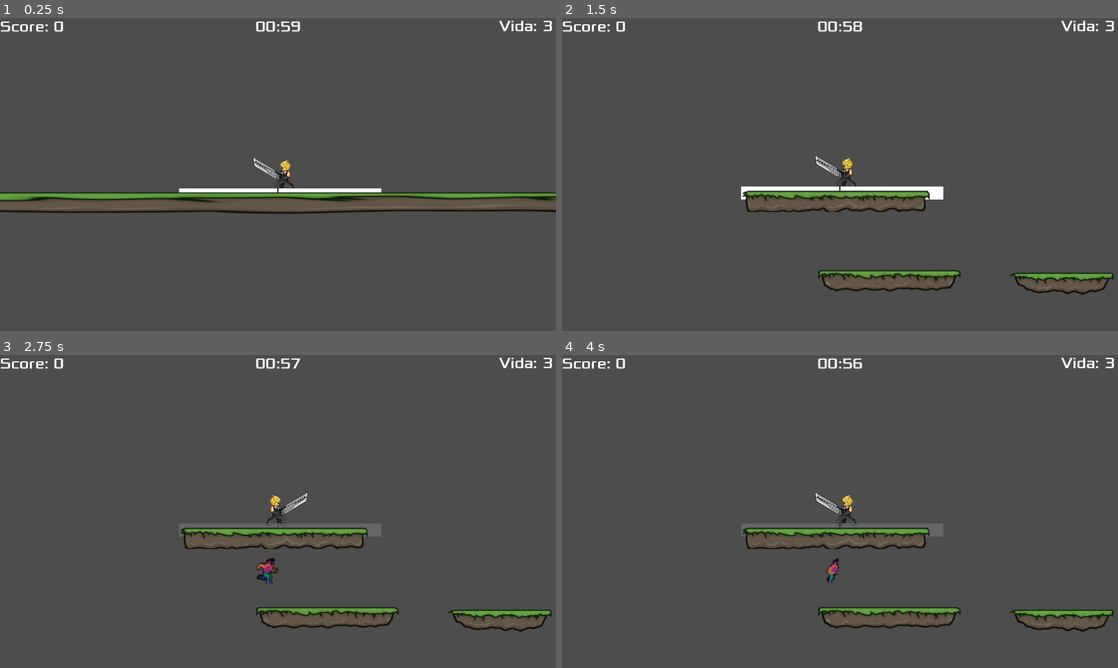
Above: before the commit, frames 1-4 (two rows, left to right).
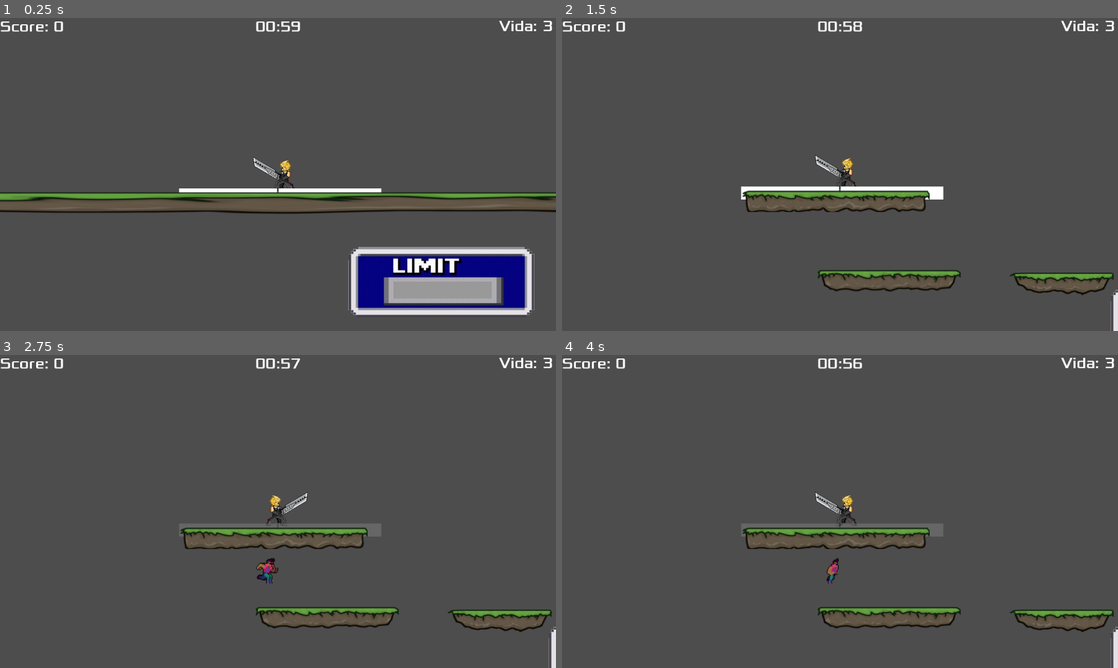
Above: after the commit, the same moments.

Repository: Jean-Lucca/GameDev-PUCRS-202501
Game: Godot game, scene res://Main.tscn
Same seed, same stepped clock (60 frames per second), same inputs: the game is played once before the commit and once after it. The engine's default icon, where the game draws it, is replaced by a stand-in: a white triangle on a blue panel in a dark square.
Inputs (mouse positions are in pixels of both pictures, inside the frame that each line leads up to):
- Up to frame 1 (0.25 s): no input
- Up to frame 2 (1.5 s): tap Enter at 0.5 s; move the mouse to (962, 158) at 0.52 s; press the mouse at (962, 158) at 0.53 s; hold D (right) 0.53-1.28 s; tap Space at 1.25 s; move the mouse to (728, 190) at 1.27 s; release the mouse at (728, 190) at 1.28 s; hold S (down) from 1.28 s (still down); tap 2 (go_to_level_2) at 1.35 s
- Up to frame 3 (2.75 s): tap Enter at 2 s; move the mouse to (333, 442) at 2.02 s; release S (down) at 2.03 s; press the mouse at (333, 442) at 2.03 s; hold D (right) from 2.03 s (still down)
- Up to frame 4 (4 s): move the mouse to (812, 574) at 2.77 s; release D (right) at 2.78 s; release the mouse at (812, 574) at 2.78 s; hold W (up) 2.78-3.53 s; tap 2 (go_to_level_2) at 2.85 s; move the mouse to (1006, 558) at 3.52 s; press the mouse at (1006, 558) at 3.53 s; hold A (left) from 3.53 s (still down)

The runs differ from the first frame. In frame 1, 6.9% of the frame differs, in the area x 62-97%, y 73-95%; in frame 2, 0.1%; in frame 3, 0.1%; in frame 4, 0.1%.

Commit message:
adicionado limit break

Diff:
--- a/Game.gd
+++ b/Game.gd
@@ -5,6 +5,7 @@
 @export var scene_limit: Marker2D
 @export var mob_scene: PackedScene
 @export var current_scene: Node2D = null
+@onready var limit_break: Node2D = null
 @onready var Spawn_esquerda = $SpawnEsquerda
 @onready var Spawn_direita = $SpawnDireita
 var spawn_timer : float = 0.0
--- a/Main.tscn
+++ b/Main.tscn
@@ -8,6 +8,7 @@
 [ext_resource type="Script" uid="uid://dj5fkhbypmewb" path="res://vida.gd" id="5_lgr22"]
 [ext_resource type="AudioStream" uid="uid://ctx65bq28ad2x" path="res://SFX/05.-Fight_.wav" id="7_trn2v"]
 [ext_resource type="FontFile" uid="uid://0mcwamf86rrp" path="res://Fonts/Xolonium-Regular.ttf" id="8_trn2v"]
+[ext_resource type="PackedScene" uid="uid://3uvtbeorgkxj" path="res://limit_break.tscn" id="9_03owx"]
 
 [node name="Main" type="Node2D"]
 script = ExtResource("1_lgr22")
@@ -57,3 +58,6 @@
 
 [node name="SpawnDireita" type="Marker2D" parent="."]
 position = Vector2(861, 311)
+
+[node name="LimitBreak" parent="." instance=ExtResource("9_03owx")]
+position = Vector2(-4, 0)
--- a/Player/AnimPlayer.gd
+++ b/Player/AnimPlayer.gd
@@ -43,6 +43,7 @@
 		is_attacking = true
 
 		if enemy_hit:
+			get_tree().call_group("LimitBreak", "add_limit_break")
 			get_tree().call_group("HUD", "update_score")
 			hit_sound.play()
 			var old_x = global_position.x
--- /dev/null
+++ b/limit_break.gd
@@ -0,0 +1,24 @@
+extends Node2D
+
+@onready var limit_bar: ProgressBar = $ProgressBar
+
+func _ready():
+	if limit_bar != null:
+		add_to_group("LimitBreak")
+		limit_bar.min_value = 0
+		limit_bar.max_value = 100
+		limit_bar.value = 0
+
+
+func add_limit_break():
+	if limit_bar:
+		limit_bar.value = min(limit_bar.value + 5, limit_bar.max_value)
+		update_bar_color()
+
+func update_bar_color():
+	var fill_style = limit_bar.get("theme_override_styles/fill")
+	if fill_style:
+		if limit_bar.value >= limit_bar.max_value:
+			fill_style.bg_color = Color(0.0, 1.0, 0.0, 1.0)
+		else:
+			fill_style.bg_color = Color(0.5, 0.5, 0.5, 1.0) # Gray
--- /dev/null
+++ b/limit_break.tscn
@@ -0,0 +1,26 @@
+[gd_scene load_steps=5 format=3 uid="uid://3uvtbeorgkxj"]
+
+[ext_resource type="Script" uid="uid://dy0xadcmxegl5" path="res://limit_break.gd" id="1_30is7"]
+[ext_resource type="Texture2D" uid="uid://dtj22gps4h8xo" path="res://images/limit_break.png" id="1_g8lv0"]
+
+[sub_resource type="StyleBoxFlat" id="StyleBoxFlat_iru08"]
+
+[sub_resource type="StyleBoxFlat" id="StyleBoxFlat_30is7"]
+bg_color = Color(0.686275, 0.678431, 0.705882, 1)
+
+[node name="LimitBreak" type="Node2D"]
+script = ExtResource("1_30is7")
+
+[node name="LimitBreak" type="Sprite2D" parent="."]
+position = Vector2(919, 546)
+texture = ExtResource("1_g8lv0")
+
+[node name="ProgressBar" type="ProgressBar" parent="."]
+offset_left = 819.0
+offset_top = 545.0
+offset_right = 1023.0
+offset_bottom = 580.0
+theme_override_constants/outline_size = 4
+theme_override_styles/background = SubResource("StyleBoxFlat_iru08")
+theme_override_styles/fill = SubResource("StyleBoxFlat_30is7")
+show_percentage = false
Not shown: 1 places in Main.tscn that only renumber resources
Binary file added: images/limit_break.png
Not shown, added: images/limit_break.png.import
Not shown, added: limit_break.gd.uid
